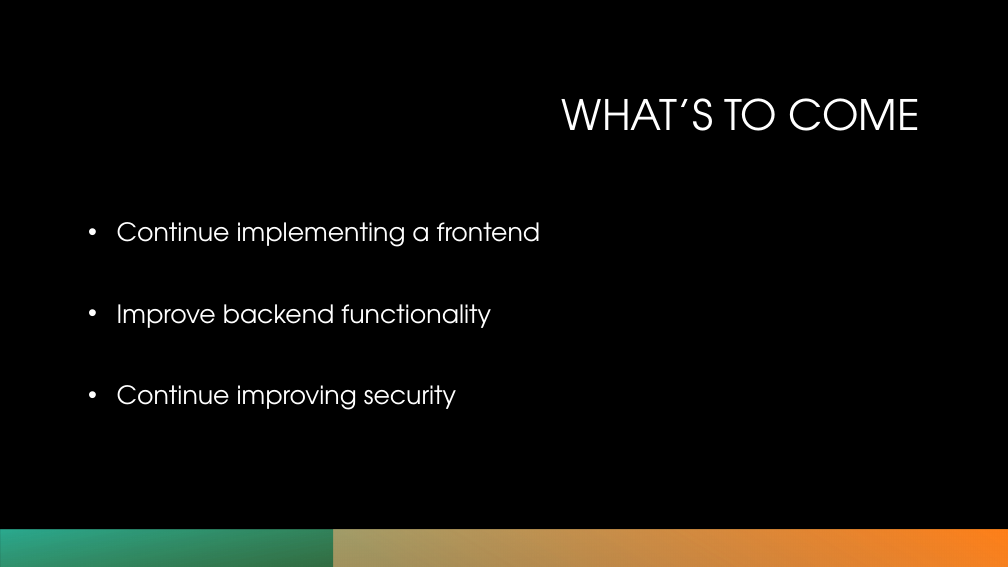
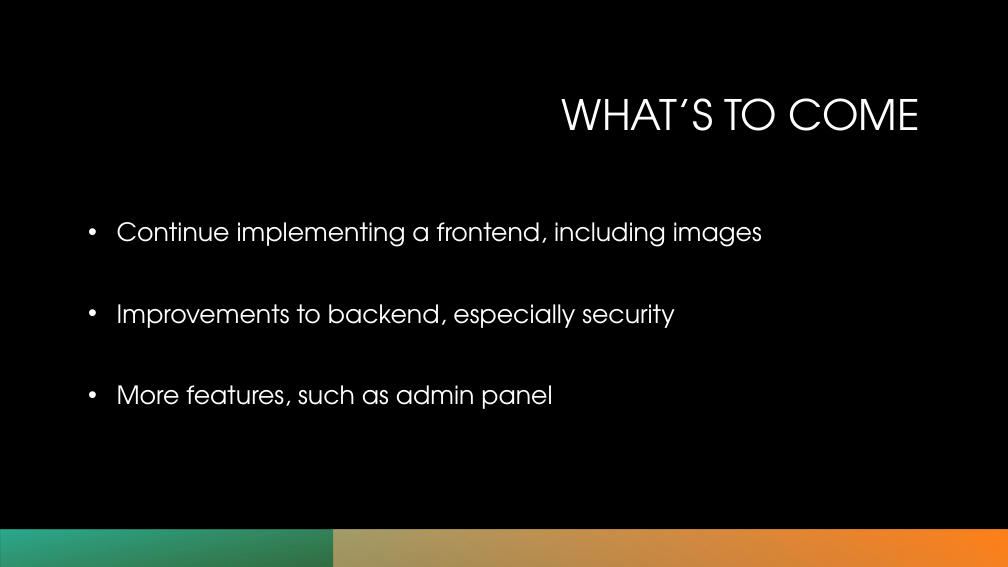
Before and after one commit to cart7982/CaravanSeraiCS360, a slide deck: slide 6 of OpenPlazaCS360Lab/Presentations/OpenPlaza - Phase 2.pptx. Drawn at 1008x567 pixels with LibreOffice and Linux fonts; fonts in the diff are those of the drawing; background and template pictures are left out. Boxes give left, top, right and bottom in pixels: in the first picture for what was removed or moved away, otherwise in the second. Text is boxed around its words. In the diff, an @@ line names an element or a change of style, - is before the commit and + after.

```diff
--- a/OpenPlazaCS360Lab/Presentations/OpenPlaza - Phase 2.pptx
+++ b/OpenPlazaCS360Lab/Presentations/OpenPlaza - Phase 2.pptx
@@ text at (117,222,762,409): text changed @@
-• Continue implementing a frontend
-• Improve backend functionality
-• Continue improving security
+• Continue implementing a frontend, including images
+• Improvements to backend, especially security
+• More features, such as admin panel
```
Also in this commit, not shown: 2 other slides changed, 1 other file.
